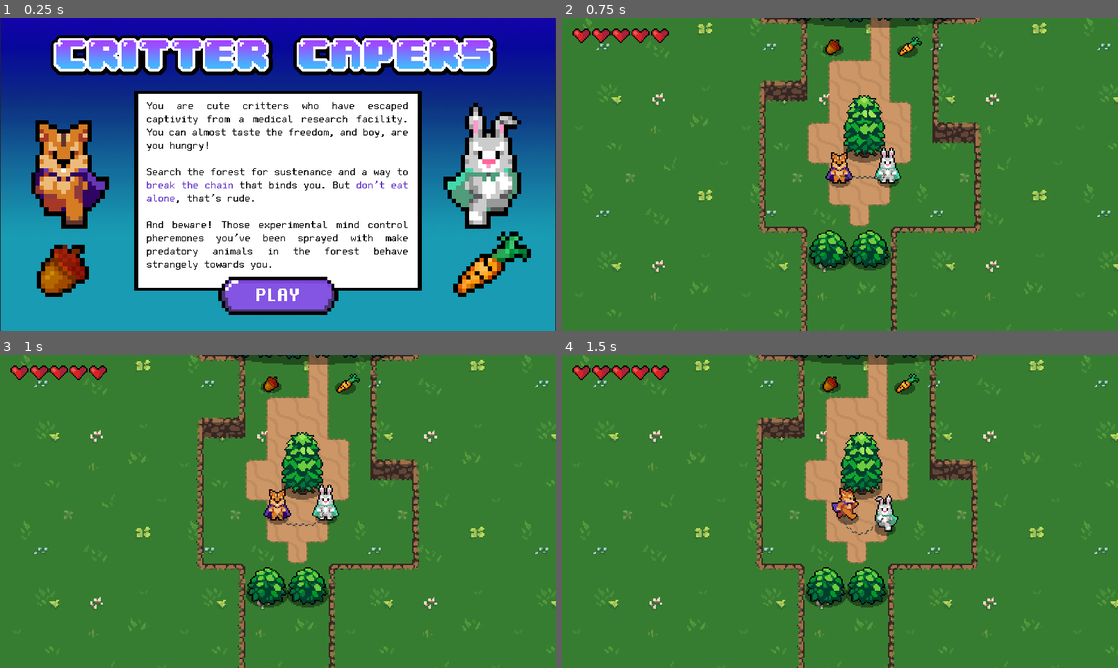
Above: before the commit, frames 1-4 (two rows, left to right).
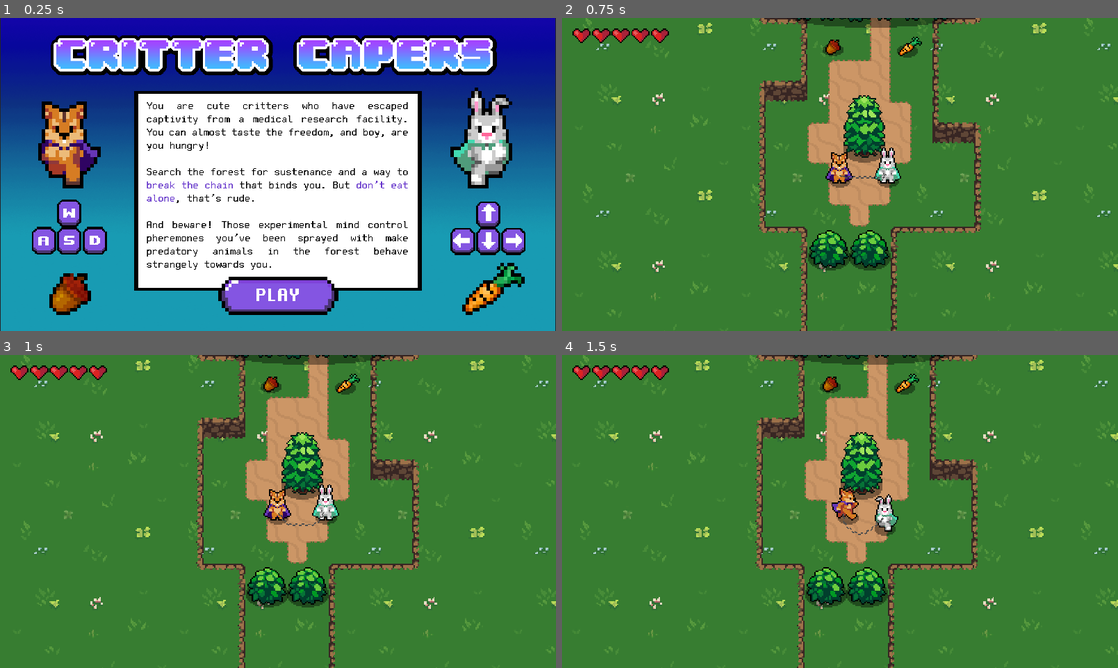
Above: after the commit, the same moments.

Repository: CaelRowley/gmtk-game-jam-2021
Game: Godot game, scene res://MainMenu.tscn
Two runs of this game, one before a commit and one after it. Both use one fixed random seed, a clock stepped at 60 frames per second and the inputs below.
Inputs (mouse positions are in pixels of both pictures, inside the frame that each line leads up to):
- Up to frame 1 (0.25 s): no input
- Up to frame 2 (0.75 s): click (840, 296) at 0.5 s
- Up to frame 3 (1 s): no input
- Up to frame 4 (1.5 s): hold D (ui_right) from 1.28 s (still down); hold Down (player2_down) from 1.28 s (still down)

The runs differ from the first frame. In frame 1, 12% of the frame differs, in the area x 5-96%, y 22-95%; in frame 2, nothing differs; in frame 3, nothing differs; in frame 4, nothing differs.

Commit message:
feat: update menu screen

Diff:
--- a/src/World/Fire.tscn
+++ b/src/World/Fire.tscn
@@ -35,7 +35,7 @@
 
 [node name="AnimatedSprite" type="AnimatedSprite" parent="."]
 frames = SubResource( 4 )
-frame = 1
+frame = 2
 playing = true
 
 [node name="StaticBody2D" type="StaticBody2D" parent="."]
Binary file changed: src/World/title.png
